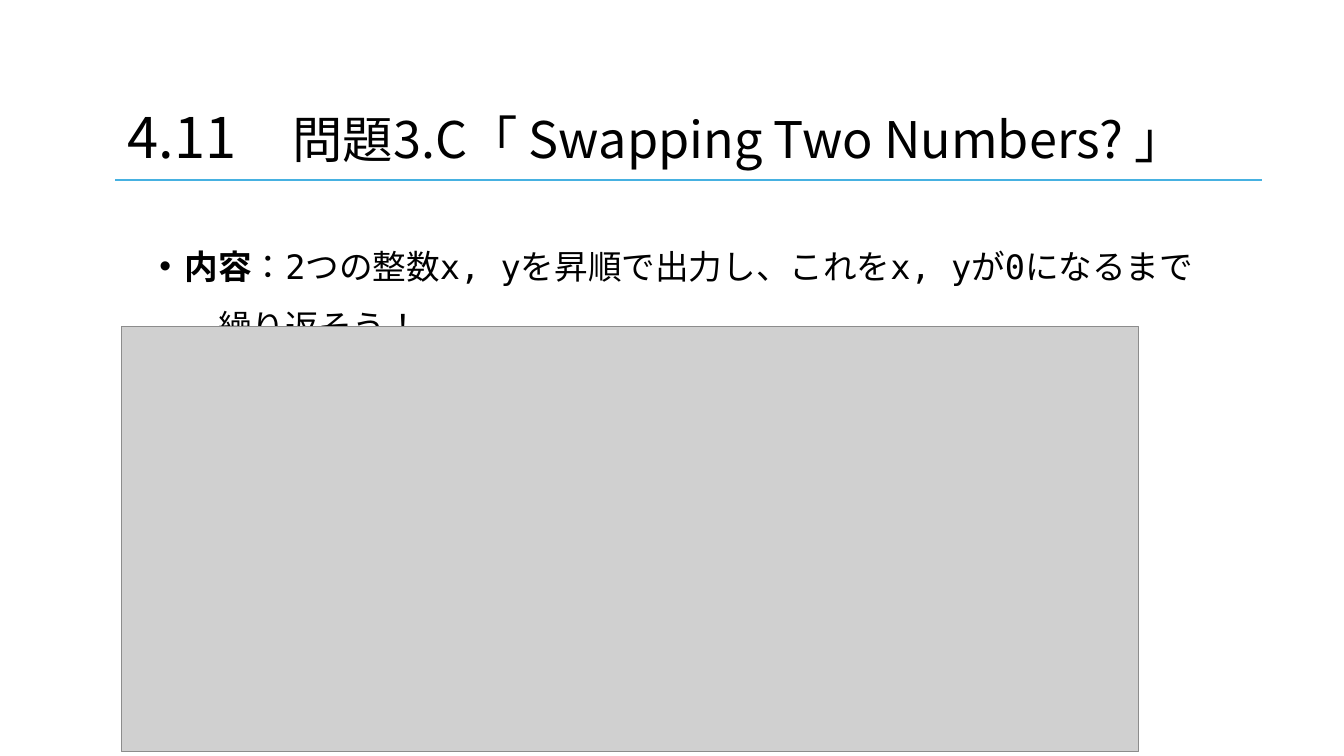
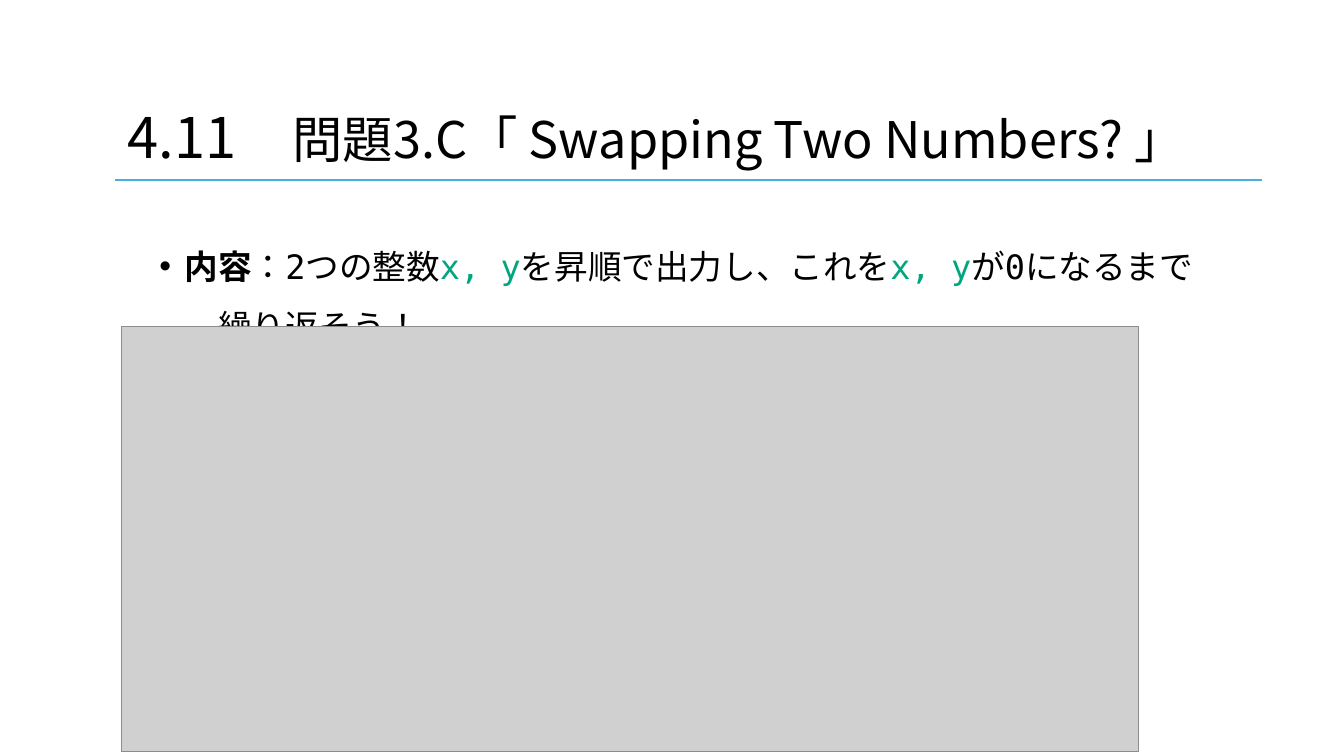
Before and after one commit to AppLii/applii-welcom-event, a slide deck: slide 18 of 2-python/Python体験会.pptx. Drawn at 1344x756 pixels with LibreOffice and Linux fonts; fonts in the diff are those of the drawing; grey boxes stand for pictures. Boxes give left, top, right and bottom in pixels: in the first picture for what was removed or moved away, otherwise in the second. Text is boxed around its words. In the diff, an @@ line names an element or a change of style, - is before the commit and + after.

```diff
--- a/2-python/Python体験会.pptx
+++ b/2-python/Python体験会.pptx
@@ text "内容：2つの整数x, yを昇順で出力し、これをx, yが0になるまで 繰り返そう！" at bbox=[184, 250, 1193, 327]: text colour #000000 to #00A67D in "内容：2つの整数x, yを昇順で出力し、これをx, yが0になるまで" @@
```
Also in this commit, not shown: 2 other slides changed, 1 other file.
